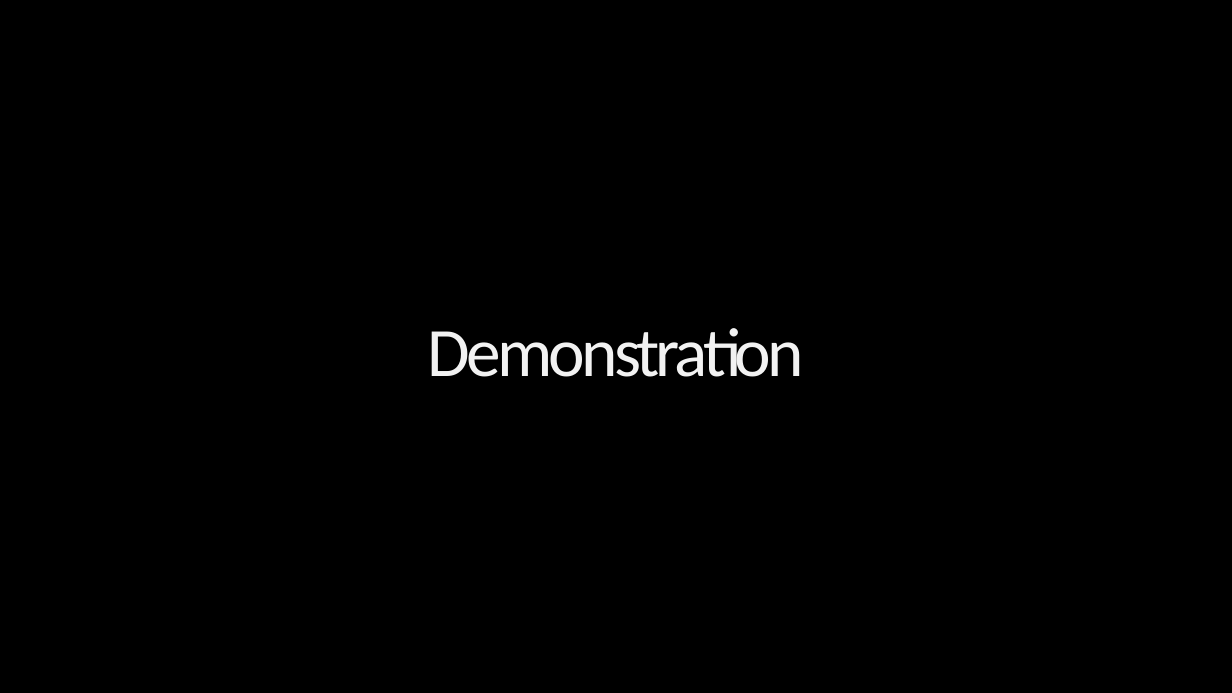
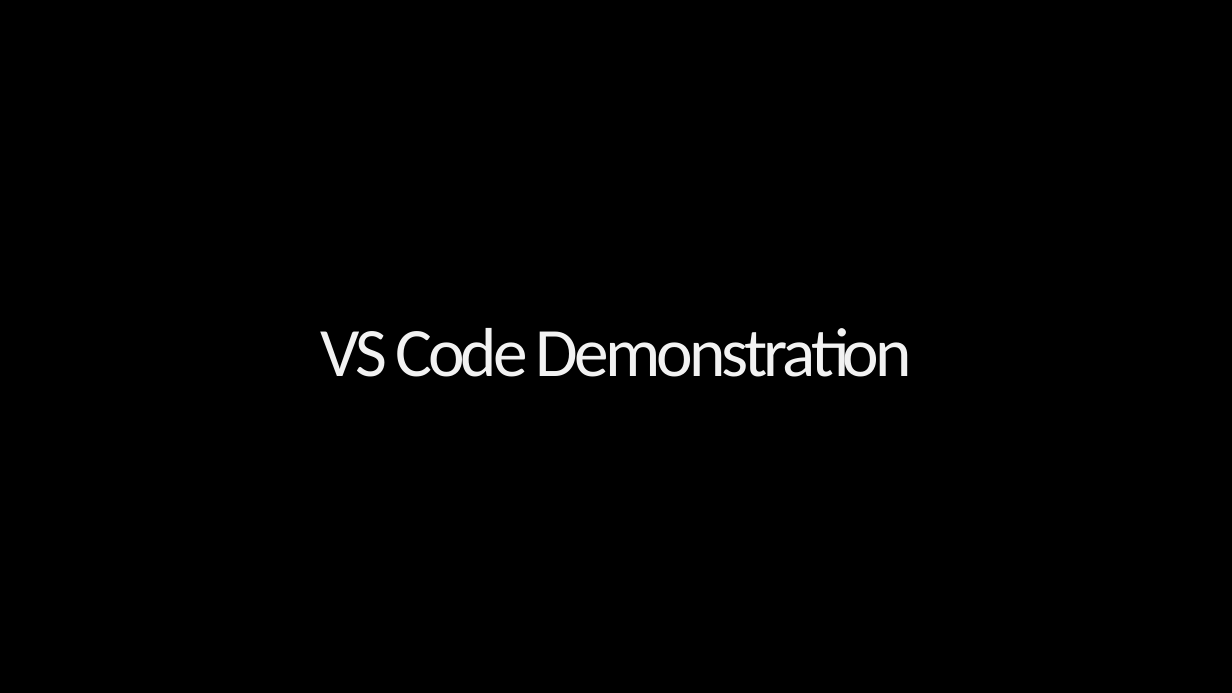
Before and after one commit to whoiskevinrich/GraphViz-LightningTalk, a slide deck: slide 20 of WVSE-GraphViz-Dot.pptx (slide 4 before the commit). Drawn at 1232x693 pixels with LibreOffice and Linux fonts; fonts in the diff are those of the drawing; background and template pictures are left out. Boxes give left, top, right and bottom in pixels: in the first picture for what was removed or moved away, otherwise in the second. Text is boxed around its words. In the diff, an @@ line names an element or a change of style, - is before the commit and + after.

```diff
--- a/WVSE-GraphViz-Dot.pptx
+++ b/WVSE-GraphViz-Dot.pptx
@@ title at [320,328,912,377]: text changed @@
-Demonstration
+VS Code Demonstration
```
Also in this commit, not shown: 1 other slide changed, 16 slides added, 32 other files.
